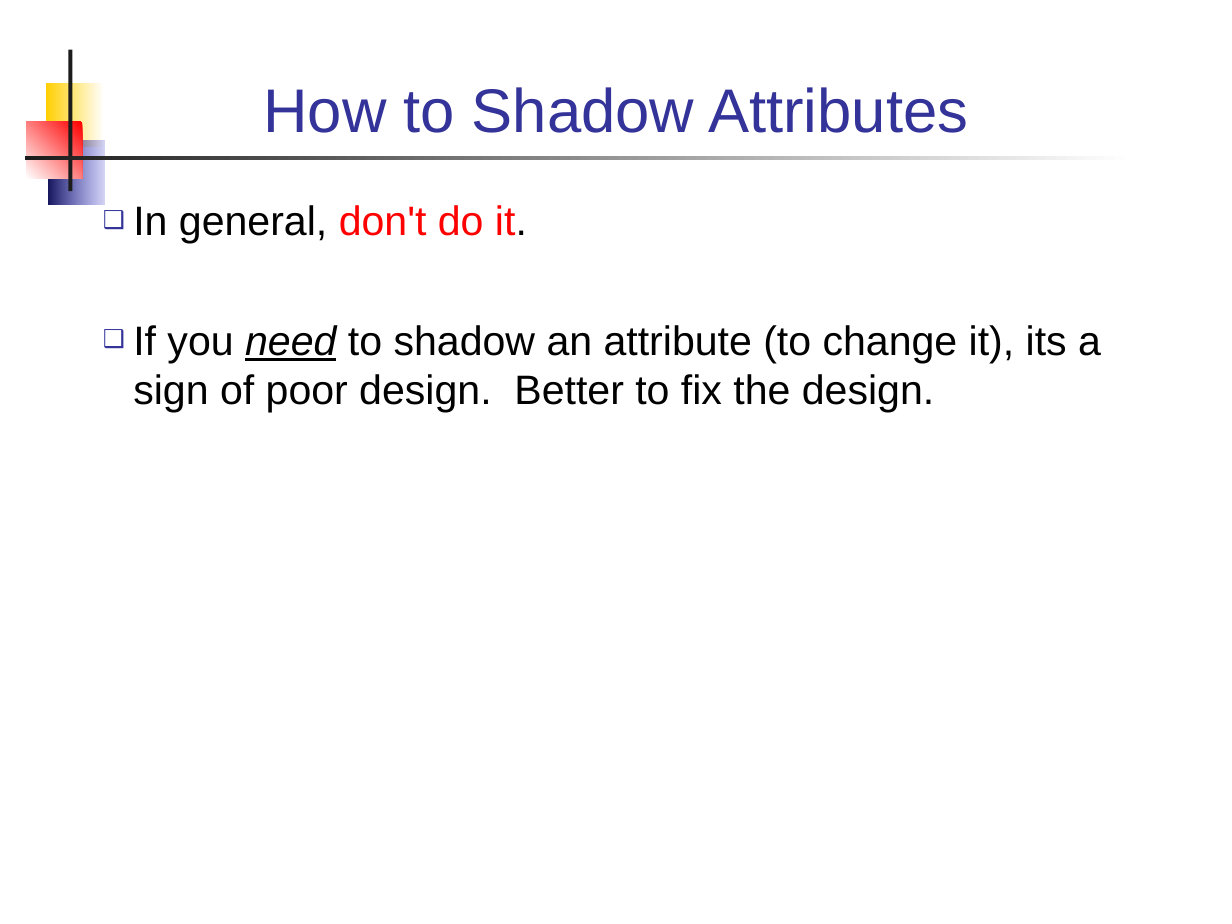
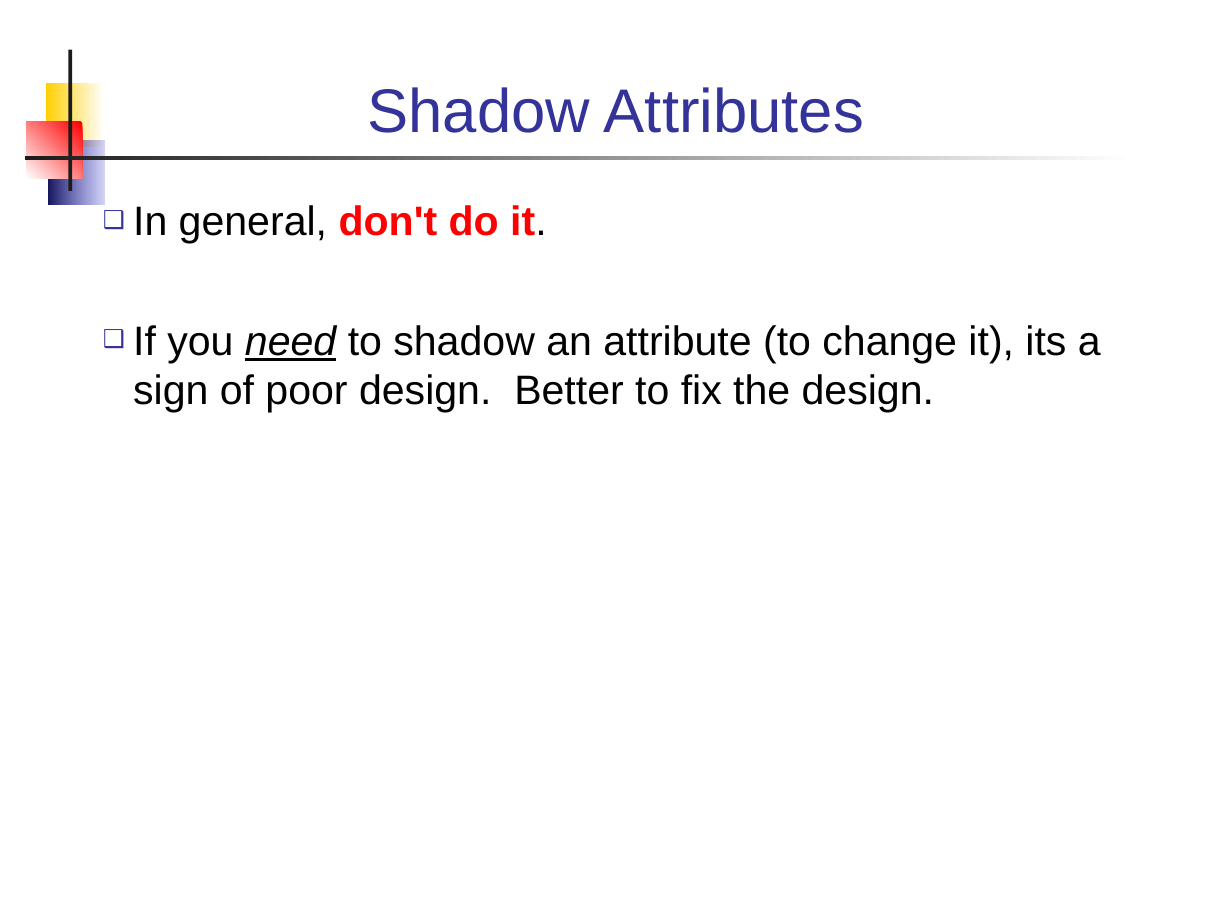
Before and after one commit to skeoop/skeoop.github.io, a slide deck: slide 14 of week4/Inheritance-2-Design.ppt. Drawn at 1232x924 pixels with LibreOffice and Linux fonts; fonts in the diff are those of the drawing. Boxes give left, top, right and bottom in pixels: in the first picture for what was removed or moved away, otherwise in the second. Text is boxed around its words. In the diff, an @@ line names an element or a change of style, - is before the commit and + after.

```diff
--- a/week4/Inheritance-2-Design.ppt
+++ b/week4/Inheritance-2-Design.ppt
@@ title at bbox=[368, 87, 864, 133]: text changed @@
-How to Shadow Attributes
+Shadow Attributes
@@ text "In general, don't do it." at bbox=[133, 205, 1101, 412]: bold on in "don't do it."; indent changed @@
```
Also in this commit, not shown: 18 other slides changed, 6 other files.
